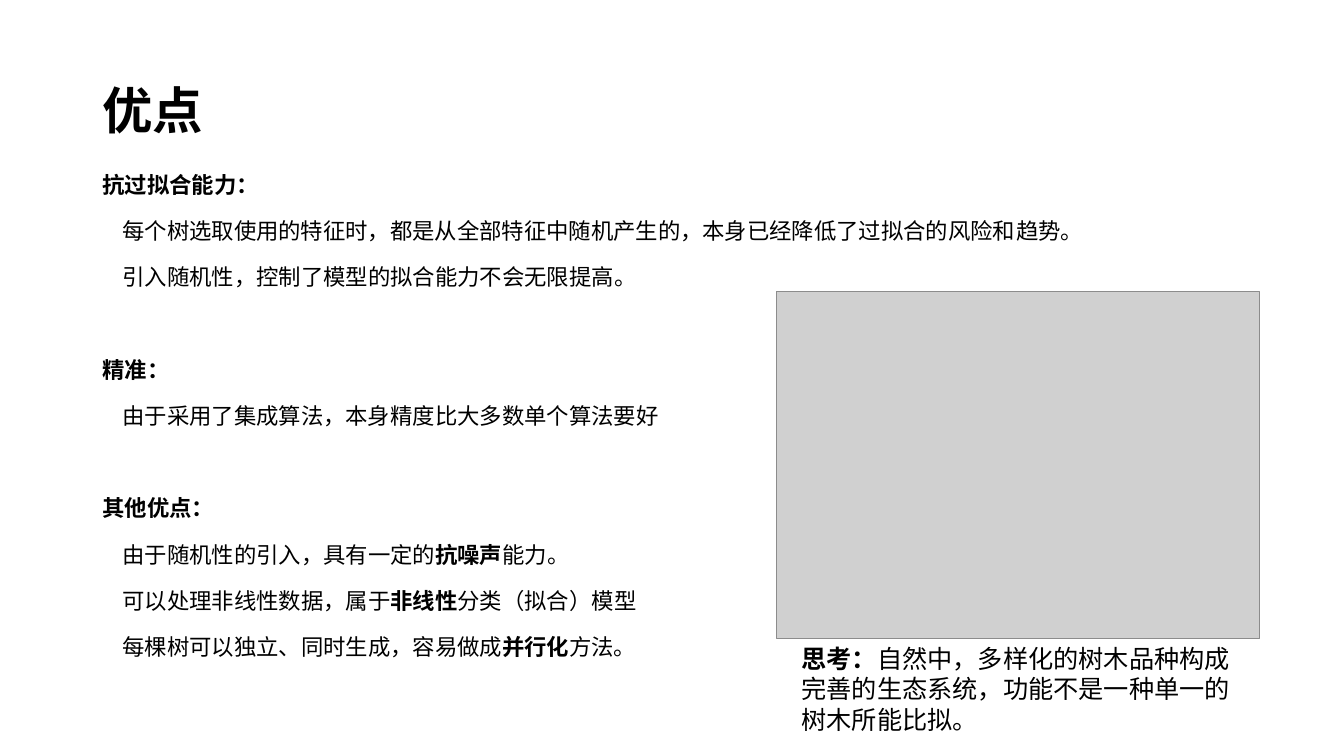
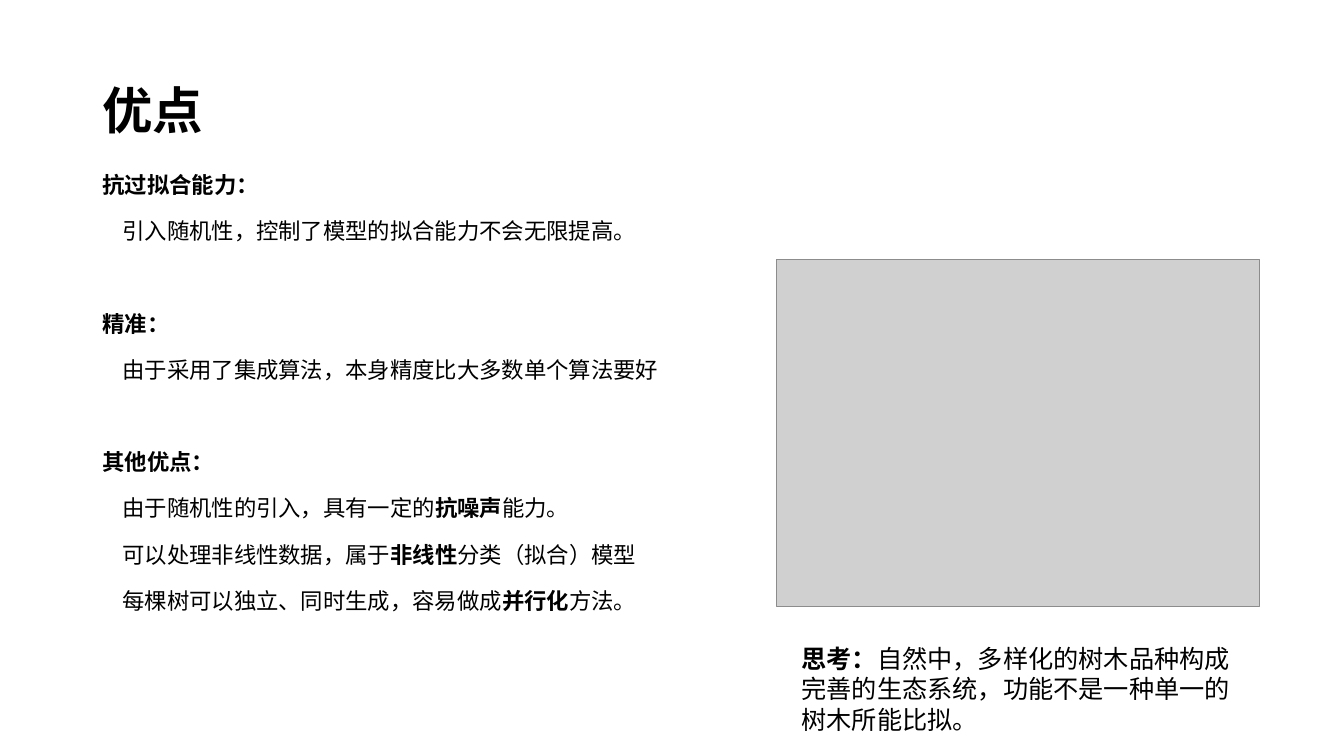
Before and after one commit to xiaodongli1986/teaching_AI, a slide deck: slide 12 of week11_ensemble.pptx. Drawn at 1344x756 pixels with LibreOffice and Linux fonts; fonts in the diff are those of the drawing; grey boxes stand for pictures. Boxes give left, top, right and bottom in pixels: in the first picture for what was removed or moved away, otherwise in the second. Text is boxed around its words. In the diff, an @@ line names an element or a change of style, - is before the commit and + after.

```diff
--- a/week11_ensemble.pptx
+++ b/week11_ensemble.pptx
@@ text at (122, 220, 1083, 242): paragraph removed @@
-每个树选取使用的特征时，都是从全部特征中随机产生的，本身已经降低了过拟合的风险和趋势。
@@ picture: place and size @@
-picture at (777, 292, 1260, 639)
+picture at (777, 259, 1260, 606)
```
Also in this commit, not shown: 11 other slides changed, 3 other files.
